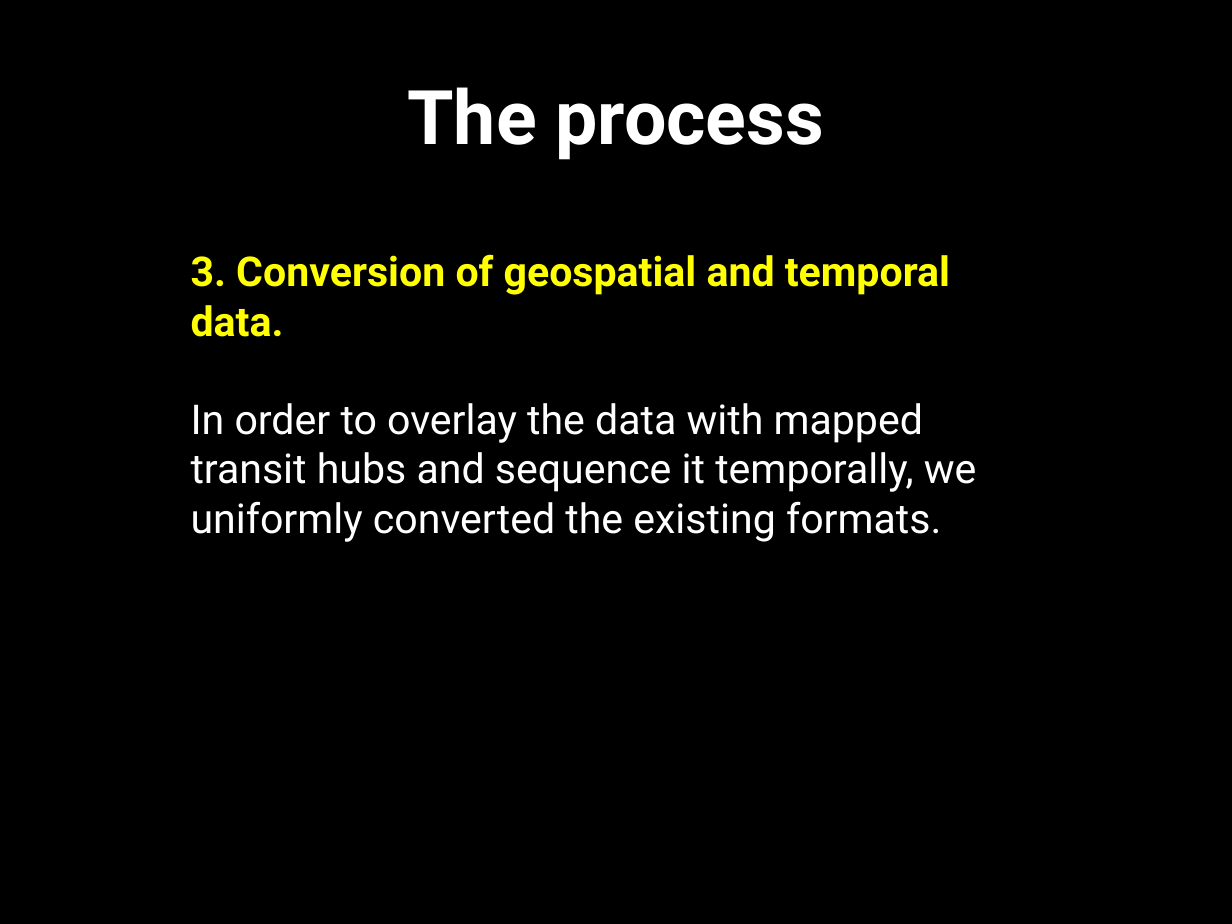
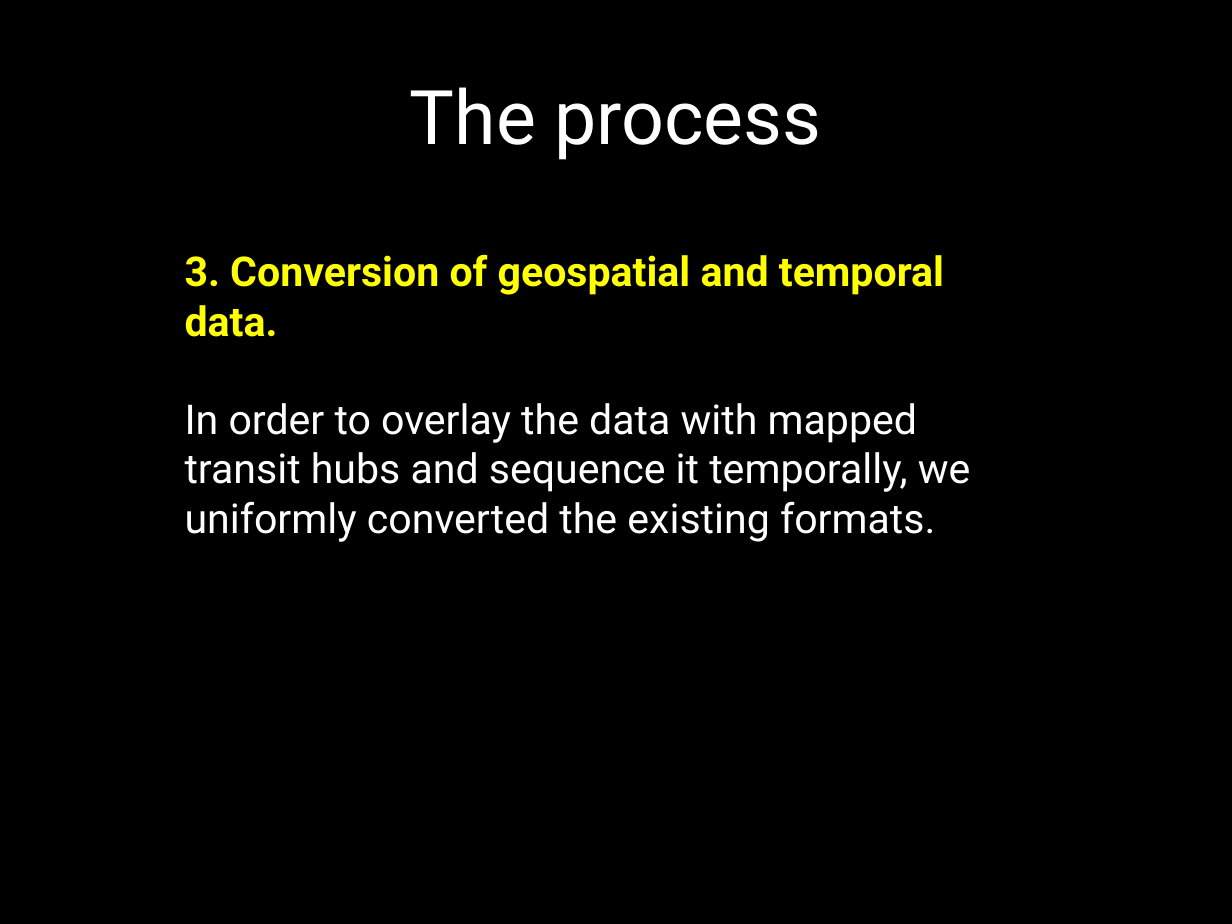
Before and after one commit to Colorado-Data-Analytics-Challenge/GeneralAssembly, a slide deck: slide 9 of GeneralAssembly_Last Mile Denver Smart Data Analytics.pptx. Drawn at 1232x924 pixels with LibreOffice and Linux fonts; fonts in the diff are those of the drawing. Boxes give left, top, right and bottom in pixels: in the first picture for what was removed or moved away, otherwise in the second. Text is boxed around its words. In the diff, an @@ line names an element or a change of style, - is before the commit and + after.

```diff
--- a/GeneralAssembly_Last Mile Denver Smart Data Analytics.pptx
+++ b/GeneralAssembly_Last Mile Denver Smart Data Analytics.pptx
@@ title "The process" at <box>410,87,822,160</box>: bold off @@
@@ text "3. Conversion of geospatial and ...": place and size @@
-text "3. Conversion of geospatial and ..." at <box>191,254,977,542</box>
+text "3. Conversion of geospatial and ..." at <box>185,254,971,542</box>
```
Also in this commit, not shown: 9 other slides changed, 1 slide removed.
